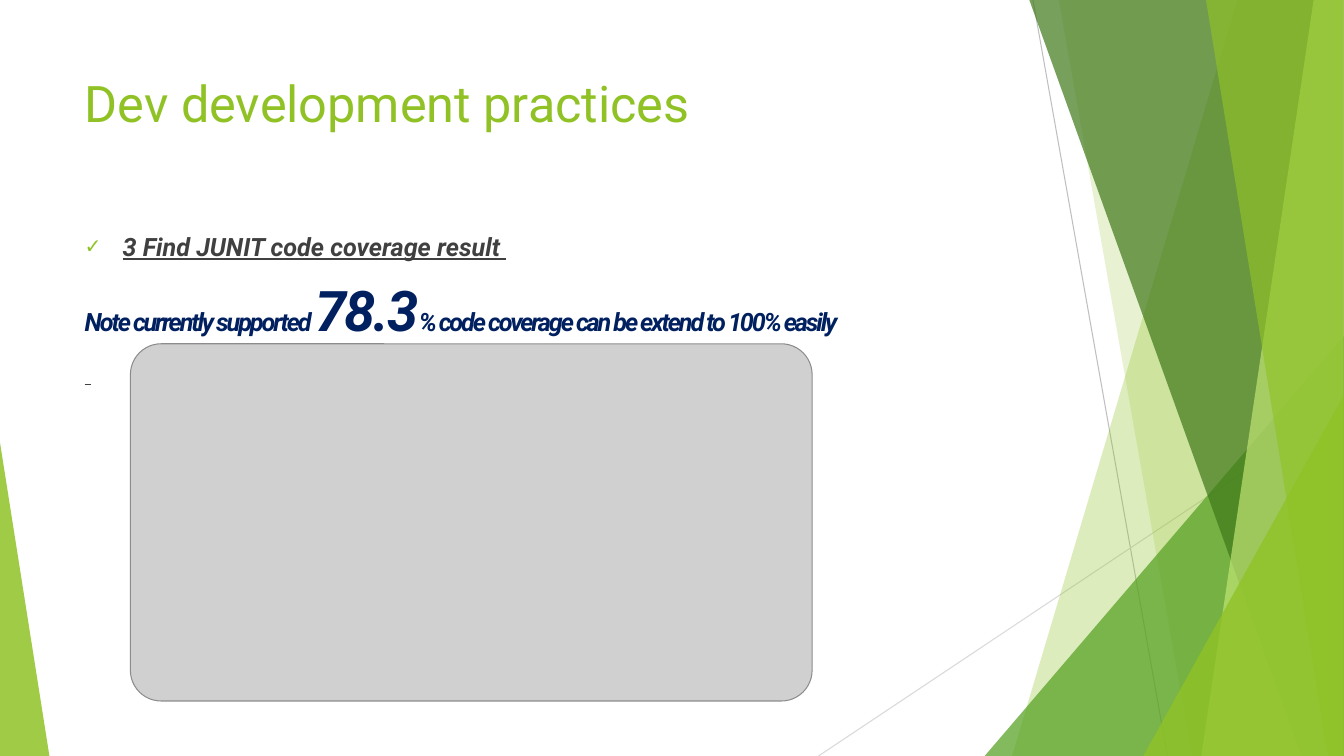
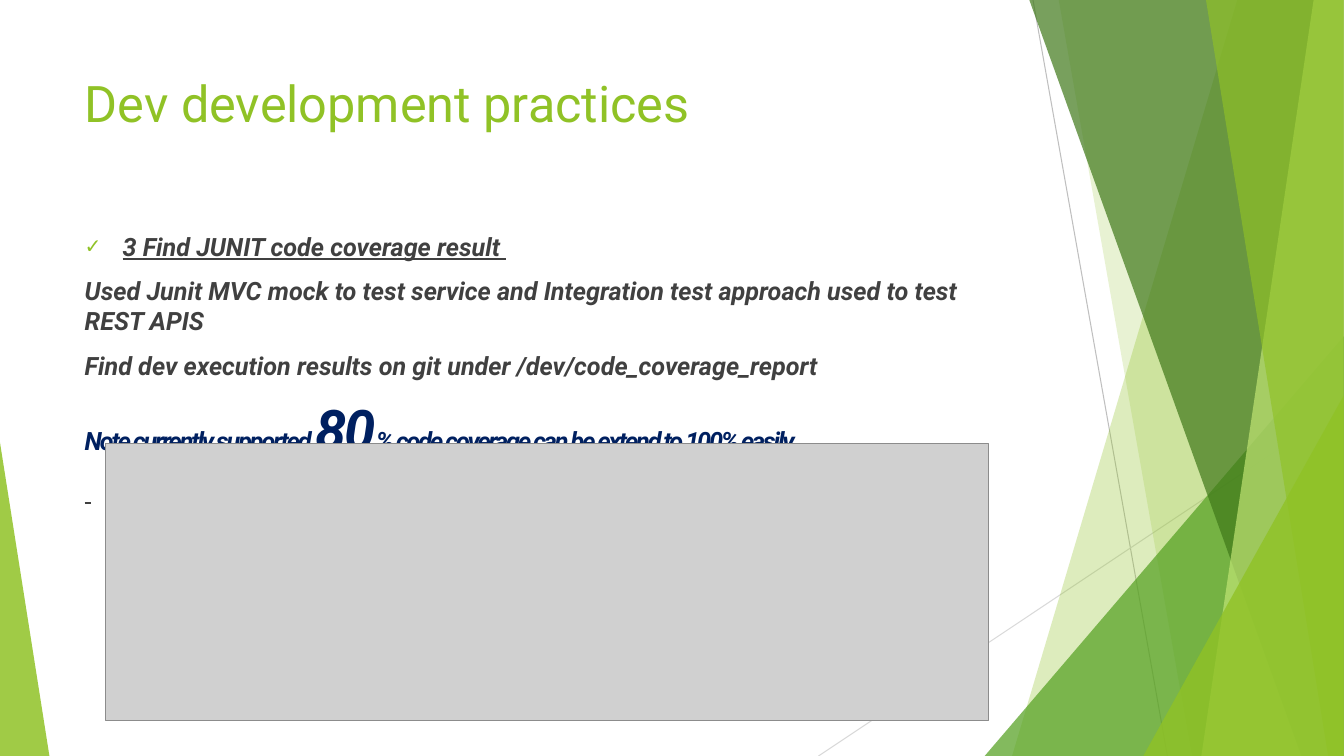
Before and after one commit to vaibhavpatil123/challenge, a slide deck: slide 18 of docs/SpringbootApp.pptx (slide 17 before the commit). Drawn at 1344x756 pixels with LibreOffice and Linux fonts; fonts in the diff are those of the drawing; grey boxes stand for pictures. Boxes give left, top, right and bottom in pixels: in the first picture for what was removed or moved away, otherwise in the second. Text is boxed around its words. In the diff, an @@ line names an element or a change of style, - is before the commit and + after.

Commit message:
Review changes added and improvement and increase code coverage with integration testing

```diff
--- a/docs/SpringbootApp.pptx
+++ b/docs/SpringbootApp.pptx
@@ text at (x1=85, y1=281, x2=957, y2=456): text changed; text colour #002060 to #404040 @@
-Note currently supported 78.3% code coverage can be extend to 100% easily
+Used Junit MVC mock to test service and Integration test approach used to test REST APIS
+Find dev execution results on git under /dev/code_coverage_report
+Note currently supported 80% code coverage can be extend to 100% easily
@@ picture resized from (x1=130, y1=344, x2=812, y2=701) to (x1=106, y1=444, x2=989, y2=721) @@
```
Also in this commit, not shown: 1 other slide changed, 1 slide added, 32 other files.
